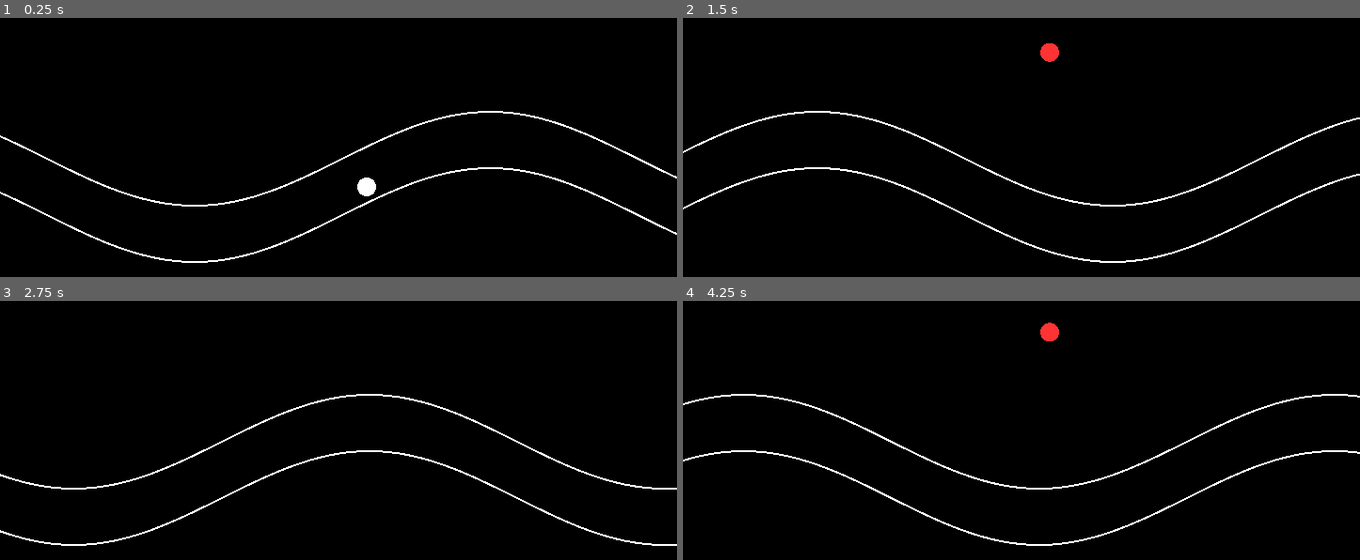
Above: before the commit, frames 1-4 (two rows, left to right).
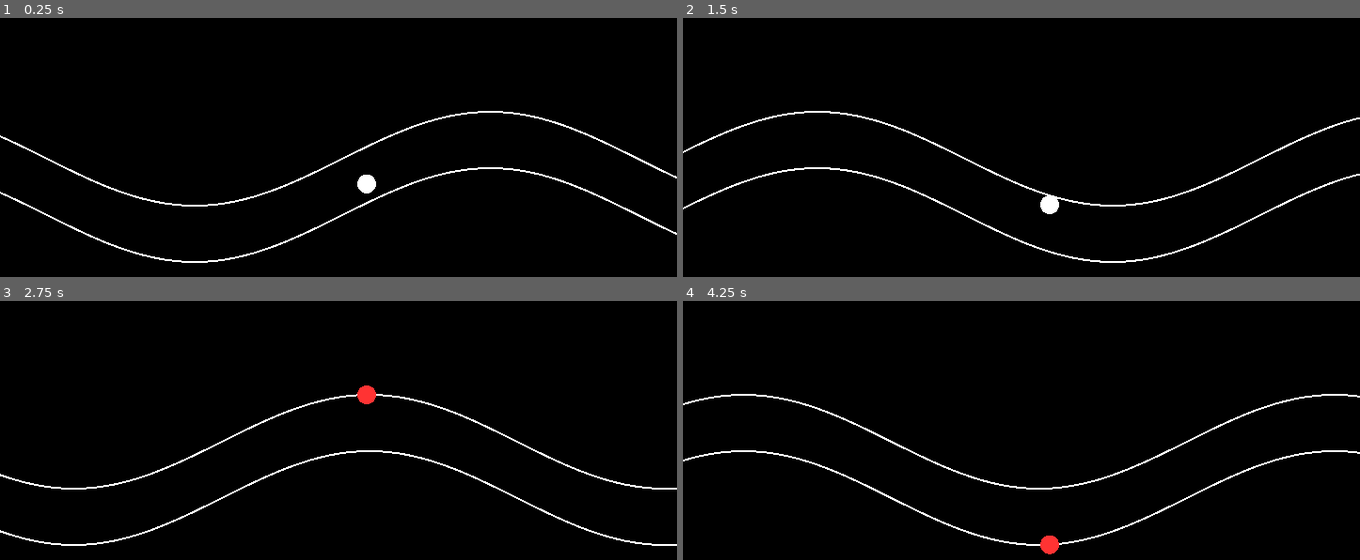
Above: after the commit, the same moments.

Repository: kpicaza/signal-riders
Game: Godot game, scene res://scenes/main.tscn
Two runs of this game, one before a commit and one after it. Both use one fixed random seed, a clock stepped at 60 frames per second and the inputs below. The project has no main scene, so this scene is started directly.
Inputs (mouse positions are in pixels of both pictures, inside the frame that each line leads up to):
- Up to frame 1 (0.25 s): no input
- Up to frame 2 (1.5 s): tap Enter at 0.5 s; move the mouse to (1170, 170) at 0.52 s; hold Up (ui_up) 0.53-1.25 s; hold Shift 0.53-1.25 s; click (1170, 170) at 0.67 s; drag from (886, 204) to (987, 253) at 1.27 s
- Up to frame 3 (2.75 s): move the mouse to (406, 396) at 2.02 s; hold Up (ui_up) from 2.03 s (still down); tap Ctrl at 2.1 s
- Up to frame 4 (4.25 s): release Up (ui_up) at 2.75 s; drag from (987, 536) to (818, 420) at 2.77 s; move the mouse to (1224, 521) at 3.52 s; hold Down (ui_down) from 3.53 s (still down); tap Alt at 3.6 s

The runs differ from the first frame. In frame 1, less than 0.1% of the frame differs, in the area x 52-56%, y 60-69%; in frame 2, 0.3%; in frame 3, 0.2%; in frame 4, 0.3%, in the area x 52-56%, y 8-98%.

Commit message:
feat(game): player collides against wave sides

Diff:
--- a/src/player_node.gd
+++ b/src/player_node.gd
@@ -26,7 +26,8 @@
 	var band : WaveBand = wave_node.wave.get_band_at_x(hit_x)
 	inside = model.is_inside_band(band)
 
-	if not inside:
+	var collided := model.clamp_to_band(band)
+	if collided:
 		signal_health -= 0.2 * delta
 
 	position.x = hit_x
--- a/src/player_signal.gd
+++ b/src/player_signal.gd
@@ -14,3 +14,15 @@
 
 func apply_input(dir: float, speed: float, delta: float) -> void:
 	y += dir * speed * delta
+
+func clamp_to_band(band: WaveBand) -> bool:
+	var collided := false
+
+	if y < band.top:
+		y = band.top
+		collided = true
+	elif y > band.bottom:
+		y = band.bottom
+		collided = true
+
+	return collided
--- a/tests/test_player_signal.gd
+++ b/tests/test_player_signal.gd
@@ -61,3 +61,23 @@
 	player.apply_input(1.0, 50.0, 1.0)
 
 	assert_eq(player.y, 250.0)
+
+func test_player_clamps_to_band_top_and_flags_collision():
+	var band := WaveBand.new(100.0, 120.0, 140.0)
+	var player := PlayerSignal.new()
+	player.y = 80.0   # 👈 ahora sí está FUERA por arriba
+
+	var collided := player.clamp_to_band(band)
+
+	assert_eq(player.y, 100.0)
+	assert_true(collided)
+
+func test_player_does_not_collide_when_inside_band():
+	var band := WaveBand.new(100.0, 120.0, 140.0)
+	var player := PlayerSignal.new()
+	player.y = 120.0
+
+	var collided := player.clamp_to_band(band)
+
+	assert_eq(player.y, 120.0)
+	assert_false(collided)
